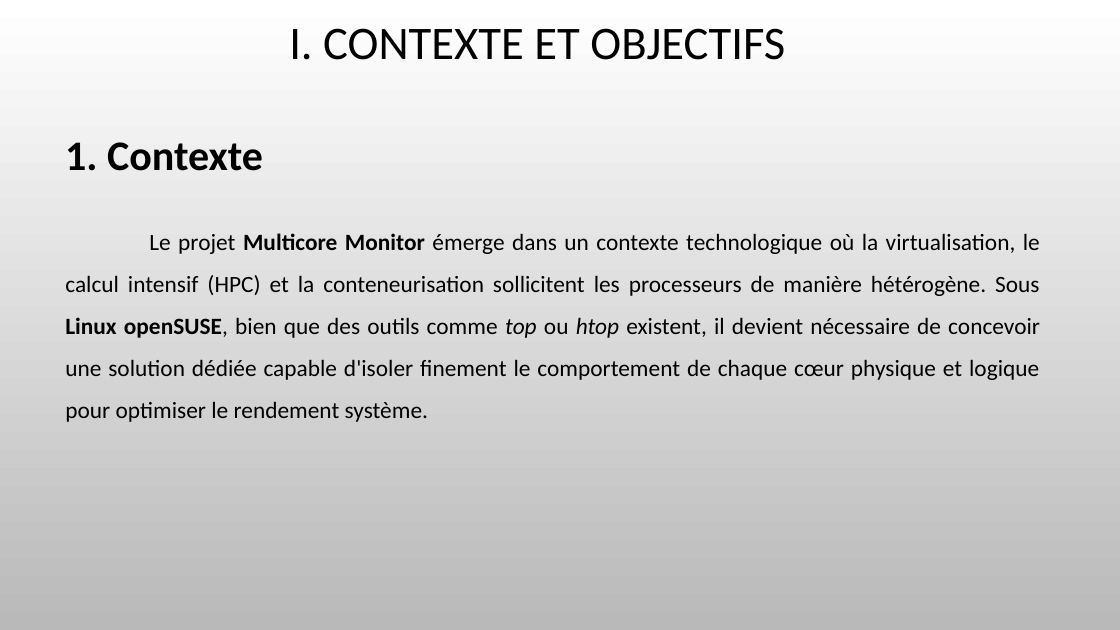
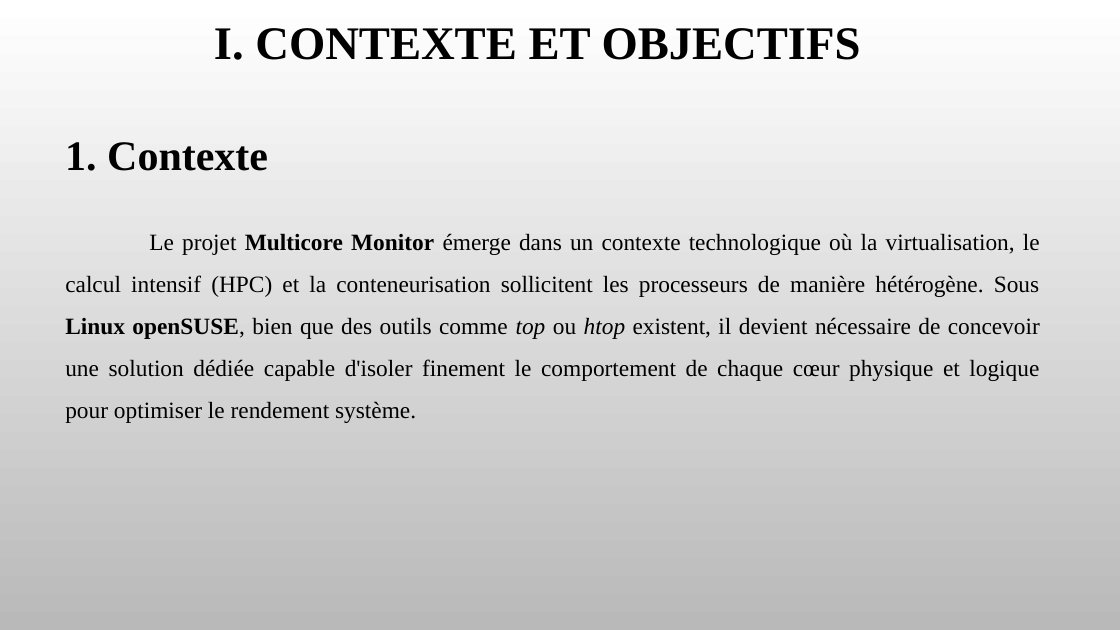
Before and after one commit to OpenSecureFoundation/Linux-Multicore-Monitor, a slide deck: slide 5 of Dossier d'analyse 2.pptx. Drawn at 1120x630 pixels with LibreOffice and Linux fonts; fonts in the diff are those of the drawing; background and template pictures are left out. Boxes give left, top, right and bottom in pixels: in the first picture for what was removed or moved away, otherwise in the second. Text is boxed around its words. In the diff, an @@ line names an element or a change of style, - is before the commit and + after.

```diff
--- a/Dossier d'analyse 2.pptx
+++ b/Dossier d'analyse 2.pptx
@@ title "I. CONTEXTE ET OBJECTIFS" at <box>214,28,861,60</box>: font Calibri to Times New Roman, bold on @@
@@ text "1. Contexte" at <box>65,142,268,171</box>: font Calibri to Times New Roman @@
@@ text "Le projet Multicore Monitor émerge ..." at <box>65,233,1040,423</box>: font Calibri to Times New Roman @@
```
Also in this commit, not shown: 15 other slides changed, 2 other files.
